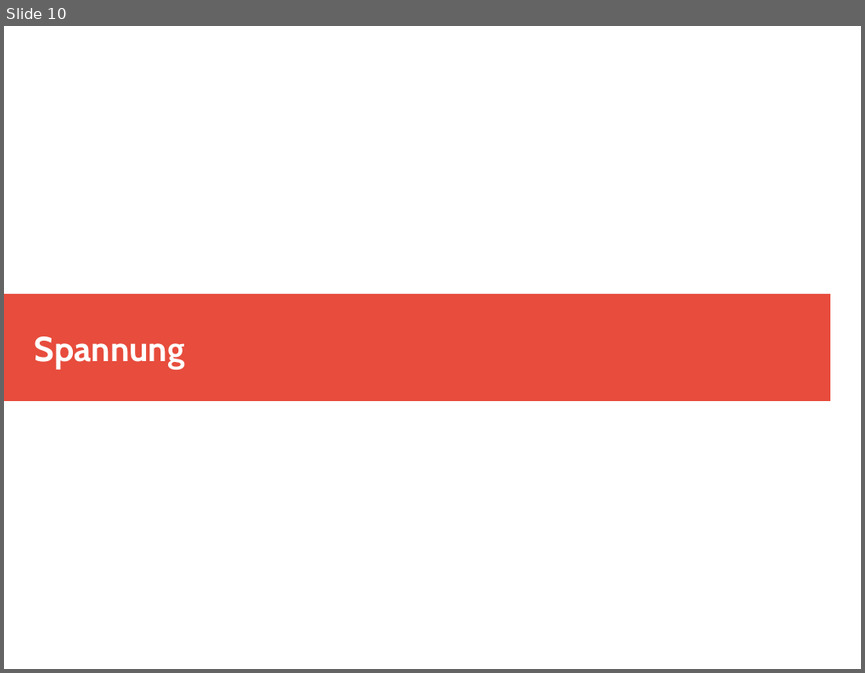
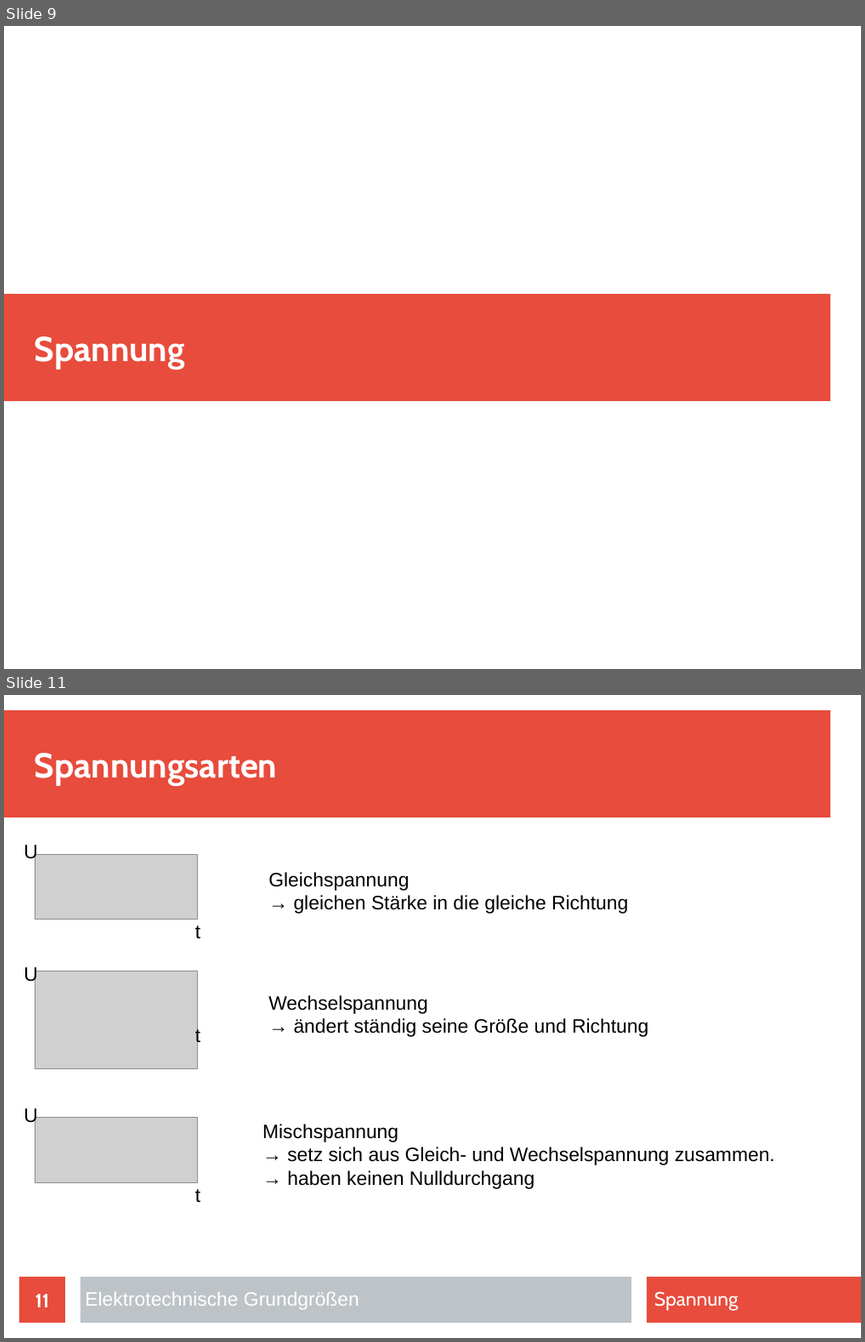
Before and after one commit to Barry90/Projekt, a slide deck: Elektrotechnische_Grundgroessen.odp. Shown one above the other, each under a label of ours: slide 10 before the commit, slides 9 and 11 after it; the slides between them are not shown. The pictures are 865x673 and 865x1342 pixels, drawn with LibreOffice and Linux fonts; fonts in the diff are those of the drawing; grey boxes stand for pictures. Boxes give left, top, right and bottom in pixels: in the first picture for what was removed or moved away, otherwise in the second. Text is boxed around its words. In the diff, an @@ line names an element or a change of style, - is before the commit and + after.

```diff
--- a/Elektrotechnische_Grundgroessen.odp
+++ b/Elektrotechnische_Grundgroessen.odp
@@ slide 11 added at box(4, 695, 861, 1338), background #FFFFFF @@
@@ rectangle added at box(4, 710, 830, 818), fill #E74C3C @@
@@ title added at box(35, 753, 277, 785), 32 pt, text #FFFFFF, bold @@
+Spannungsarten
@@ text added at box(24, 845, 38, 863), 18 pt, text #000000 @@
+U
@@ picture added at box(35, 855, 197, 919) @@
@@ text added at box(268, 872, 628, 913), 18 pt, text #000000 @@
+Gleichspannung
+→ gleichen Stärke in die gleiche Richtung
@@ text added at box(195, 925, 200, 938), 18 pt, text #000000 @@
+t
@@ text added at box(24, 967, 38, 986), 18 pt, text #000000 @@
+U
@@ picture added at box(35, 971, 197, 1068) @@
@@ text added at box(268, 995, 648, 1037), 18 pt, text #000000 @@
+Wechselspannung
+→ ändert ständig seine Größe und Richtung
@@ text added at box(195, 1027, 200, 1047), 18 pt, text #000000 @@
+t
@@ text added at box(24, 1108, 38, 1127), 18 pt, text #000000 @@
+U
@@ picture added at box(35, 1117, 197, 1183) @@
@@ text added at box(262, 1123, 775, 1189), 18 pt, text #000000 @@
+Mischspannung
+→ setz sich aus Gleich- und Wechselspannung zusammen.
+→ haben keinen Nulldurchgang
@@ text added at box(195, 1189, 200, 1202), 18 pt, text #000000 @@
+t
@@ page number added at box(19, 1276, 65, 1322), fill #E74C3C, 18 pt, text #FFFFFF, bold @@
+11
@@ rectangle added at box(80, 1276, 631, 1322), fill #BDC3C7 @@
@@ rectangle added at box(647, 1276, 861, 1322), fill #E74C3C @@
@@ text added at box(85, 1292, 359, 1310), 18 pt, text #FFFFFF @@
+Elektrotechnische Grundgrößen
@@ text added at box(654, 1291, 738, 1310), 18 pt, text #FFFFFF @@
+Spannung
@@ what was slide 10 is now slide 9 @@
```
Also in this commit, not shown: 8 other slides changed, 11 other slides added, 1 slide removed, 3 other files.
